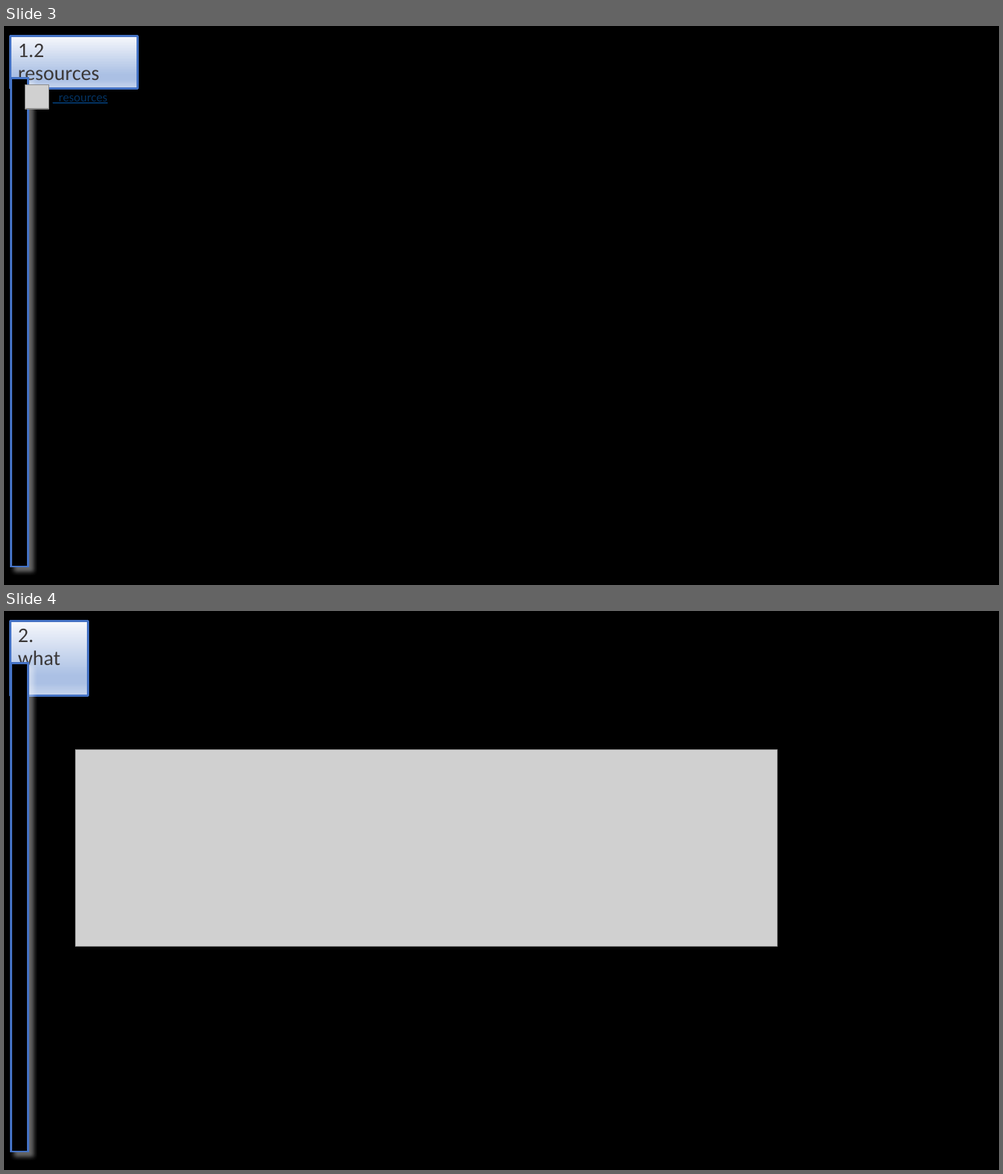
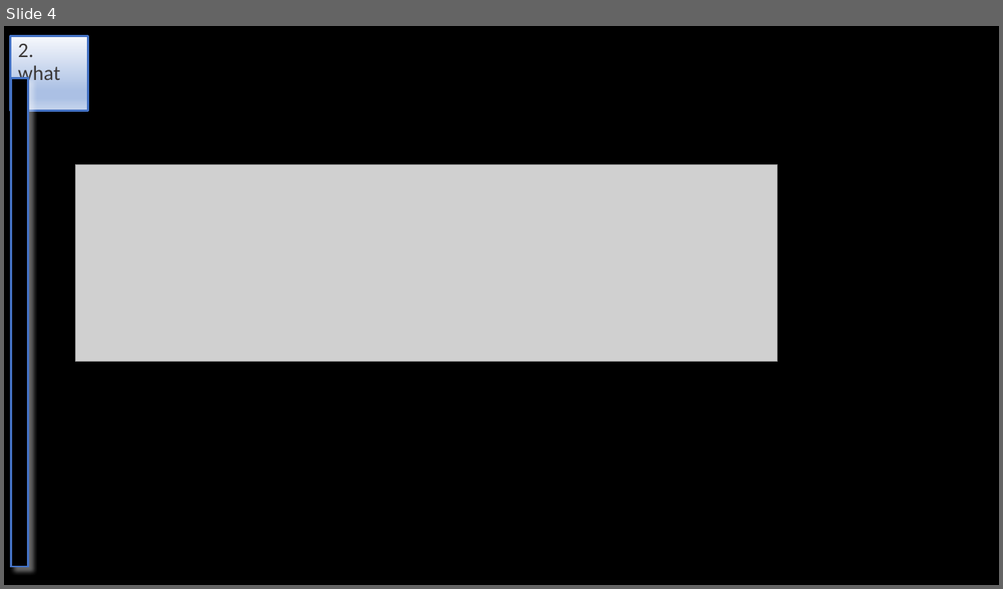
Before and after one commit to 1010836/portfolio, a slide deck: git/git.odp. Shown one above the other, each under a label of ours: slides 3 and 4 before the commit, slide 4 after it. The pictures are 1003x1174 and 1003x589 pixels, drawn with LibreOffice and Linux fonts; fonts in the diff are those of the drawing; grey boxes stand for pictures. Boxes give left, top, right and bottom in pixels: in the first picture for what was removed or moved away, otherwise in the second. Text is boxed around its words. In the diff, an @@ line names an element or a change of style, - is before the commit and + after.

```diff
--- a/git/git.odp
+++ b/git/git.odp
@@ slide 3 removed at box(4, 26, 999, 585), background #000000 @@
@@ title removed at box(11, 36, 138, 89) @@
-1.2 resources
@@ rectangle removed at box(11, 79, 28, 567) @@
@@ picture removed at box(25, 84, 48, 109) @@
@@ text removed at box(53, 96, 108, 104) @@
-_resources
```
Also in this commit, not shown: 2 slides changed, 3 slides added, 1 other slide removed, 9 other files.
